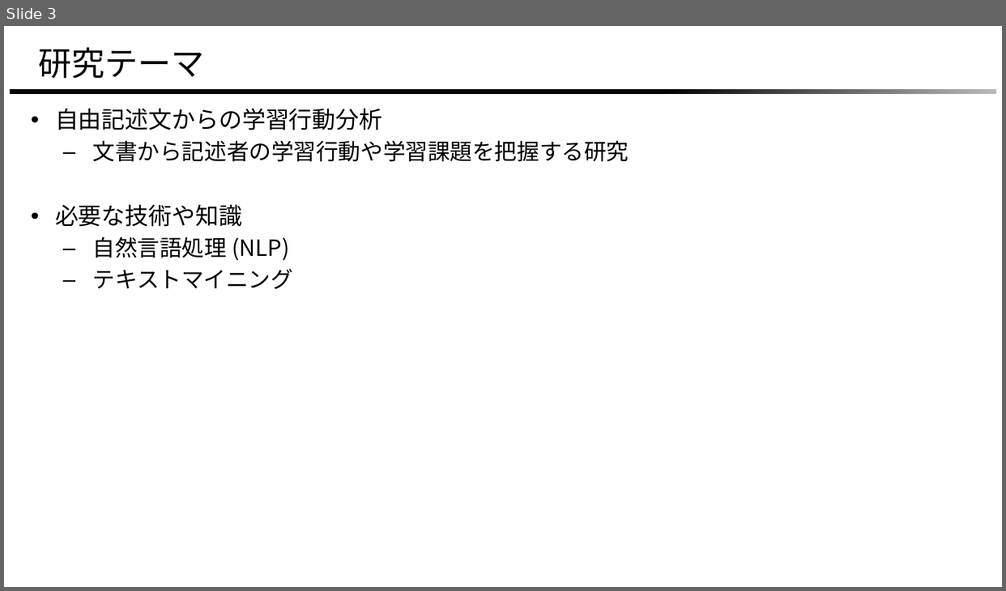
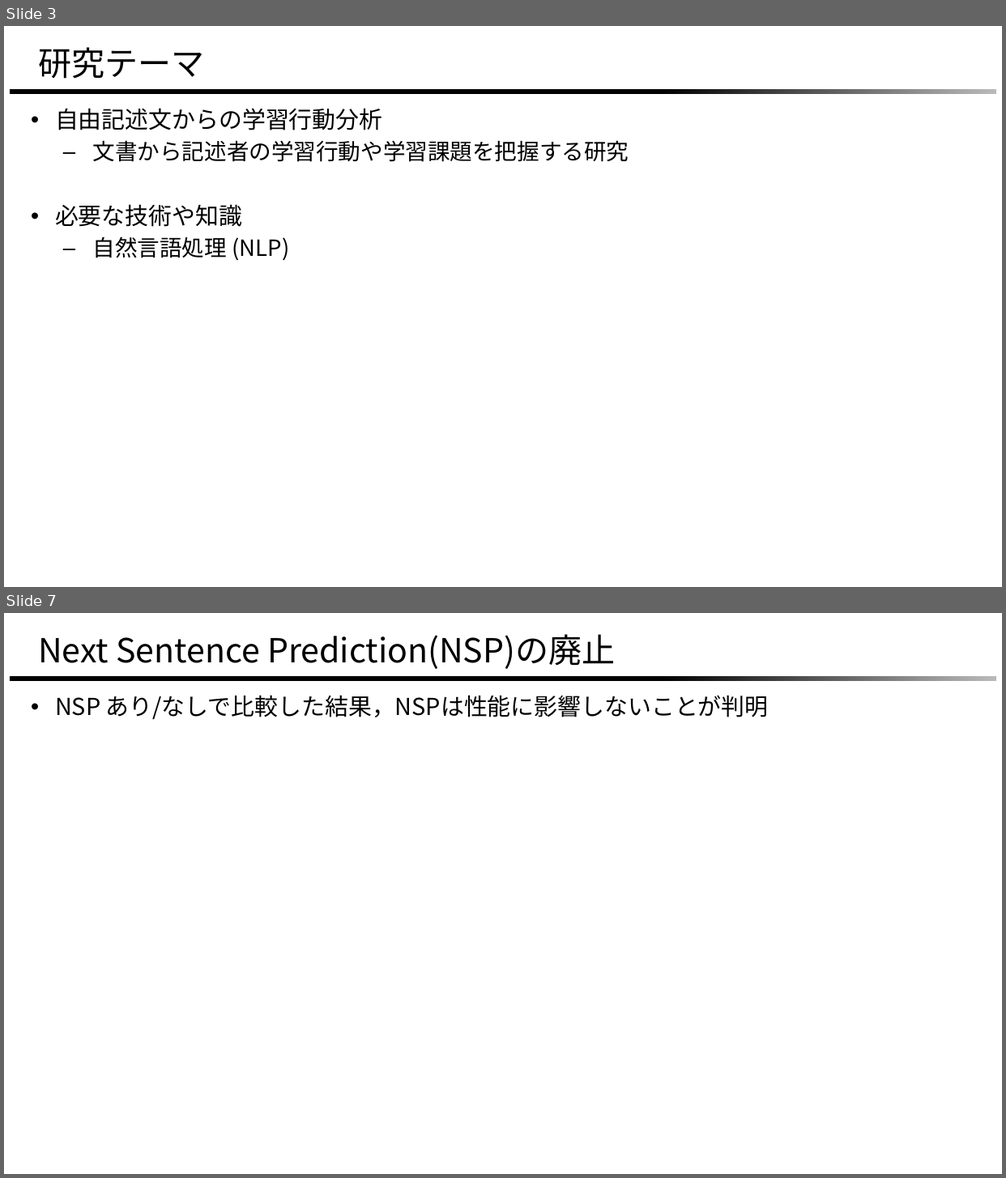
Before and after one commit to masa1357/research, a slide deck: 2023/meeting/0429meeting/0429meeting.pptx. Shown one above the other, each under a label of ours: slide 3 before the commit, slides 3 and 7 after it; the slides between them are not shown. The pictures are 1006x591 and 1006x1178 pixels, drawn with LibreOffice and Linux fonts; fonts in the diff are those of the drawing; background and template pictures are left out. Boxes give left, top, right and bottom in pixels: in the first picture for what was removed or moved away, otherwise in the second. Text is boxed around its words. In the diff, an @@ line names an element or a change of style, - is before the commit and + after.

```diff
--- a/2023/meeting/0429meeting/0429meeting.pptx
+++ b/2023/meeting/0429meeting/0429meeting.pptx
@@ slide 7 added at (x1=4, y1=613, x2=1002, y2=1174), background #FFFFFF; not listed: 1 template element that a slide beside it also shows @@
@@ title added at (x1=38, y1=634, x2=615, y2=669), 64 pt, text #000000 @@
+  Next Sentence Prediction(NSP)の廃止
@@ text added at (x1=55, y1=695, x2=769, y2=720), 45 pt, text #000000 @@
+• NSP あり/なしで比較した結果，NSPは性能に影響しないことが判明
@@ slide 3 changed as well @@
@@ text at (x1=93, y1=269, x2=293, y2=289): paragraph removed @@
-  – テキストマイニング
```
Also in this commit, not shown: 3 other slides changed, 6 other slides added, 3 slides removed, 5 other files.
